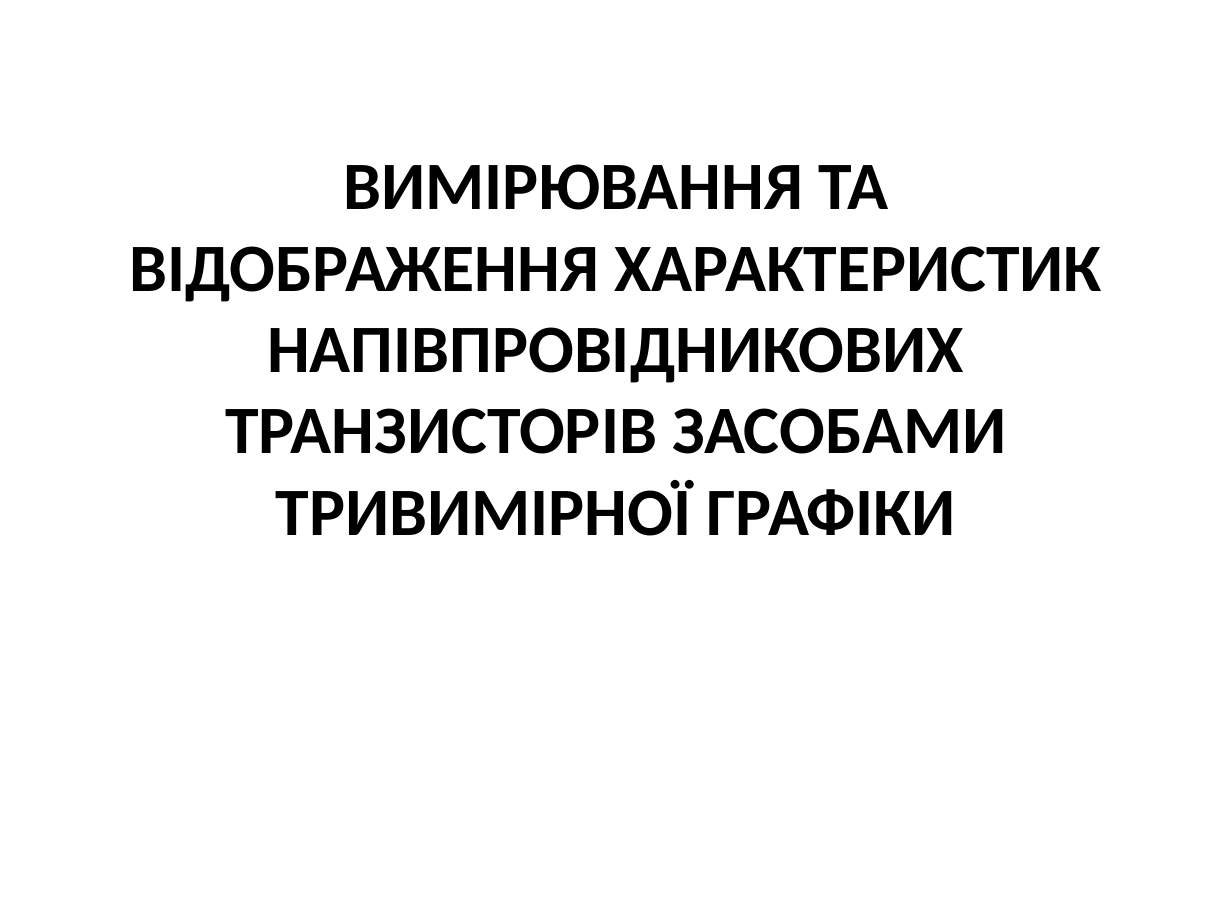
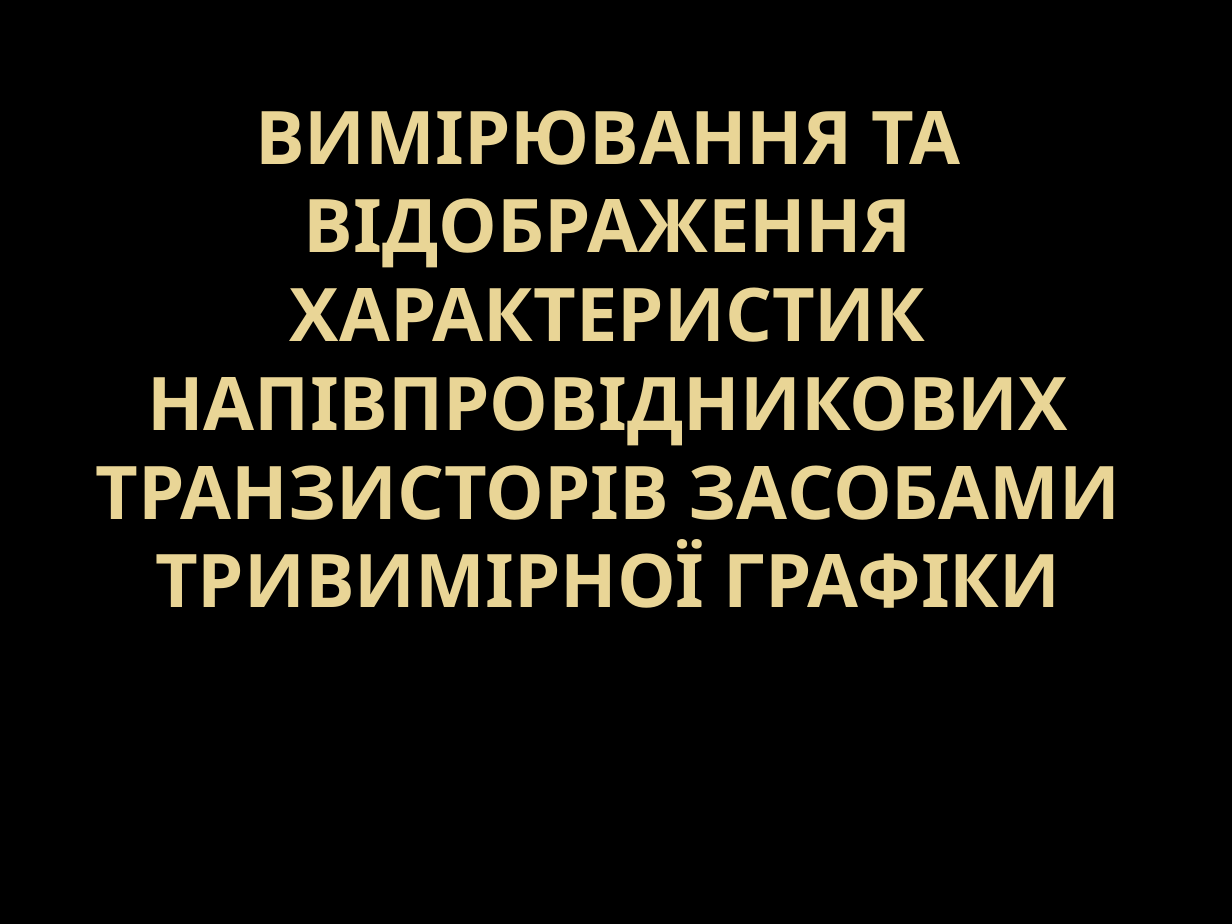
Before and after one commit to DoctorScrept/Temp, a slide deck: slide 1 of Conferece/Report1.pptx. Drawn at 1232x924 pixels with LibreOffice and Linux fonts; fonts in the diff are those of the drawing; background and template pictures are left out. Boxes give left, top, right and bottom in pixels: in the first picture for what was removed or moved away, otherwise in the second. Text is boxed around its words. In the diff, an @@ line names an element or a change of style, - is before the commit and + after.

```diff
--- a/Conferece/Report1.pptx
+++ b/Conferece/Report1.pptx
@@ background #FFFFFF to picture (left out) @@
@@ title "ВИМІРЮВАННЯ ТА ВІДОБРАЖЕННЯ ХАРАКТЕРИСТИК НАПІВПРОВІДНИКОВИХ ...": place and size @@
-title "ВИМІРЮВАННЯ ТА ВІДОБРАЖЕННЯ ХАРАКТЕРИСТИК НАПІВПРОВІДНИКОВИХ ..." at (129,164,1101,536)
+title "ВИМІРЮВАННЯ ТА ВІДОБРАЖЕННЯ ХАРАКТЕРИСТИК НАПІВПРОВІДНИКОВИХ ..." at (95,110,1120,608)
@@ title "ВИМІРЮВАННЯ ТА ВІДОБРАЖЕННЯ ХАРАКТЕРИСТИК НАПІВПРОВІДНИКОВИХ ..." at (95,110,1120,608): size 39.6 to 43.2 pt, font Calibri to Noto Sans, text colour #000000 to gradient #EAD696 to #E7D081 @@
```
Also in this commit, not shown: 5 other slides changed, 1 other file.
